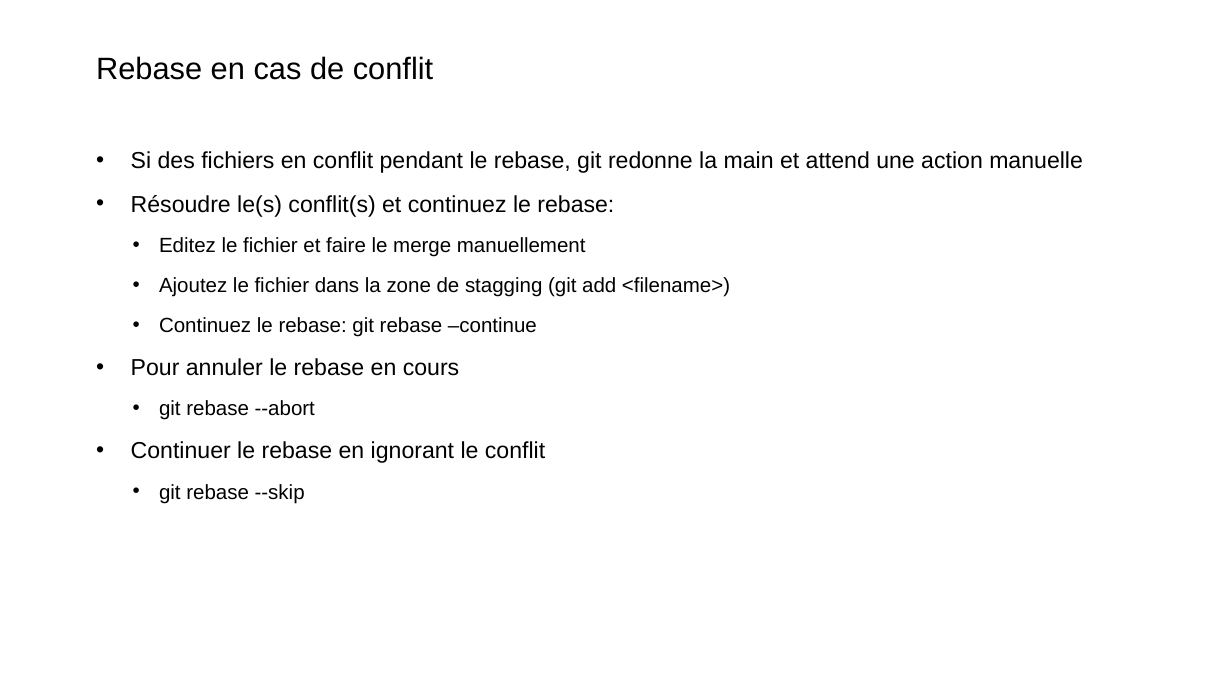
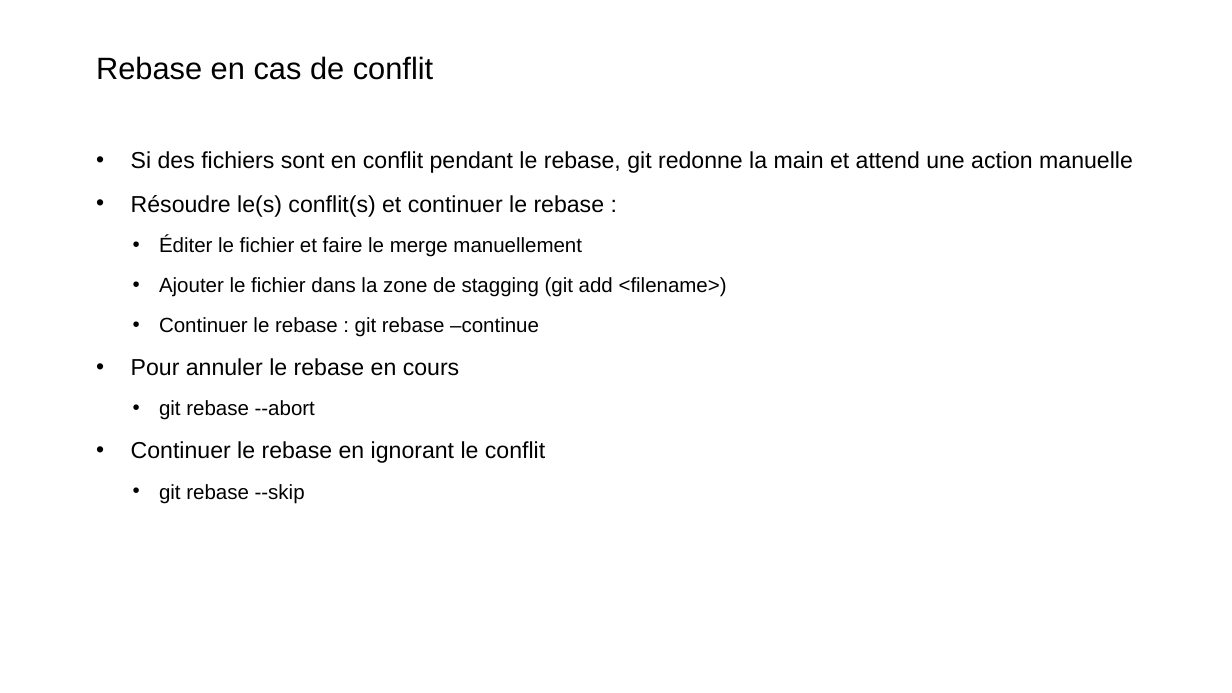
Before and after one commit to Xaviou1003/formation-git, a slide deck: slide 14 of Formation Git - avancée.pptx. Drawn at 1232x693 pixels with LibreOffice and Linux fonts; fonts in the diff are those of the drawing; background and template pictures are left out. Boxes give left, top, right and bottom in pixels: in the first picture for what was removed or moved away, otherwise in the second. Text is boxed around its words. In the diff, an @@ line names an element or a change of style, - is before the commit and + after.

```diff
--- a/Formation Git - avancée.pptx
+++ b/Formation Git - avancée.pptx
@@ text at (131, 151, 1133, 337): text changed @@
-• Si des fichiers en conflit pendant le rebase, git redonne la main et attend une action manuelle
-• Résoudre le(s) conflit(s) et continuez le rebase:
-  • Editez le fichier et faire le merge manuellement
-  • Ajoutez le fichier dans la zone de stagging (git add <filename>)
-  • Continuez le rebase: git rebase –continue
+• Si des fichiers sont en conflit pendant le rebase, git redonne la main et attend une action manuelle
+• Résoudre le(s) conflit(s) et continuer le rebase :
+  • Éditer le fichier et faire le merge manuellement
+  • Ajouter le fichier dans la zone de stagging (git add <filename>)
+  • Continuer le rebase : git rebase –continue
```
Also in this commit, not shown: 10 other slides changed, 1 other file.
